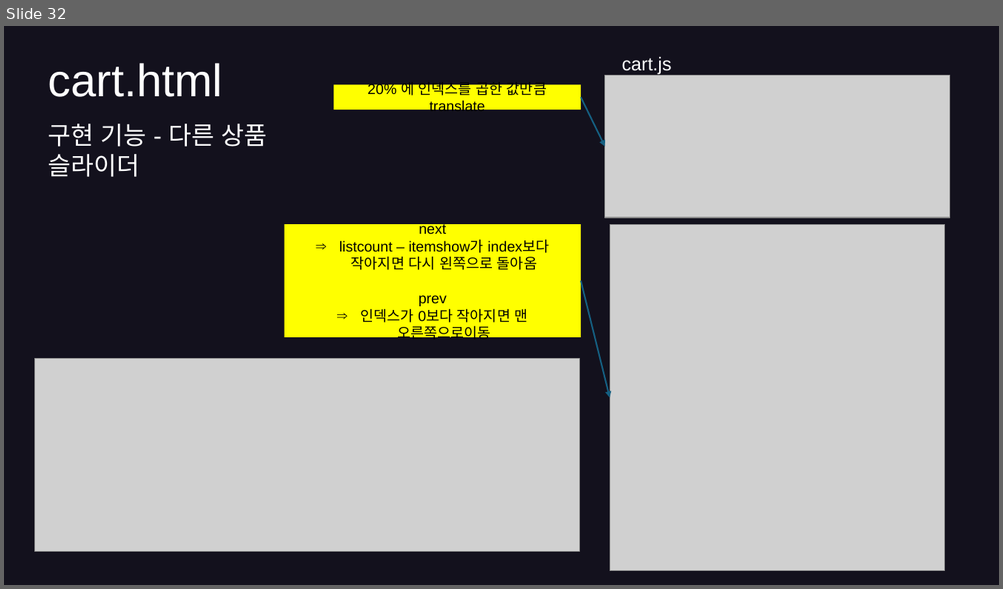
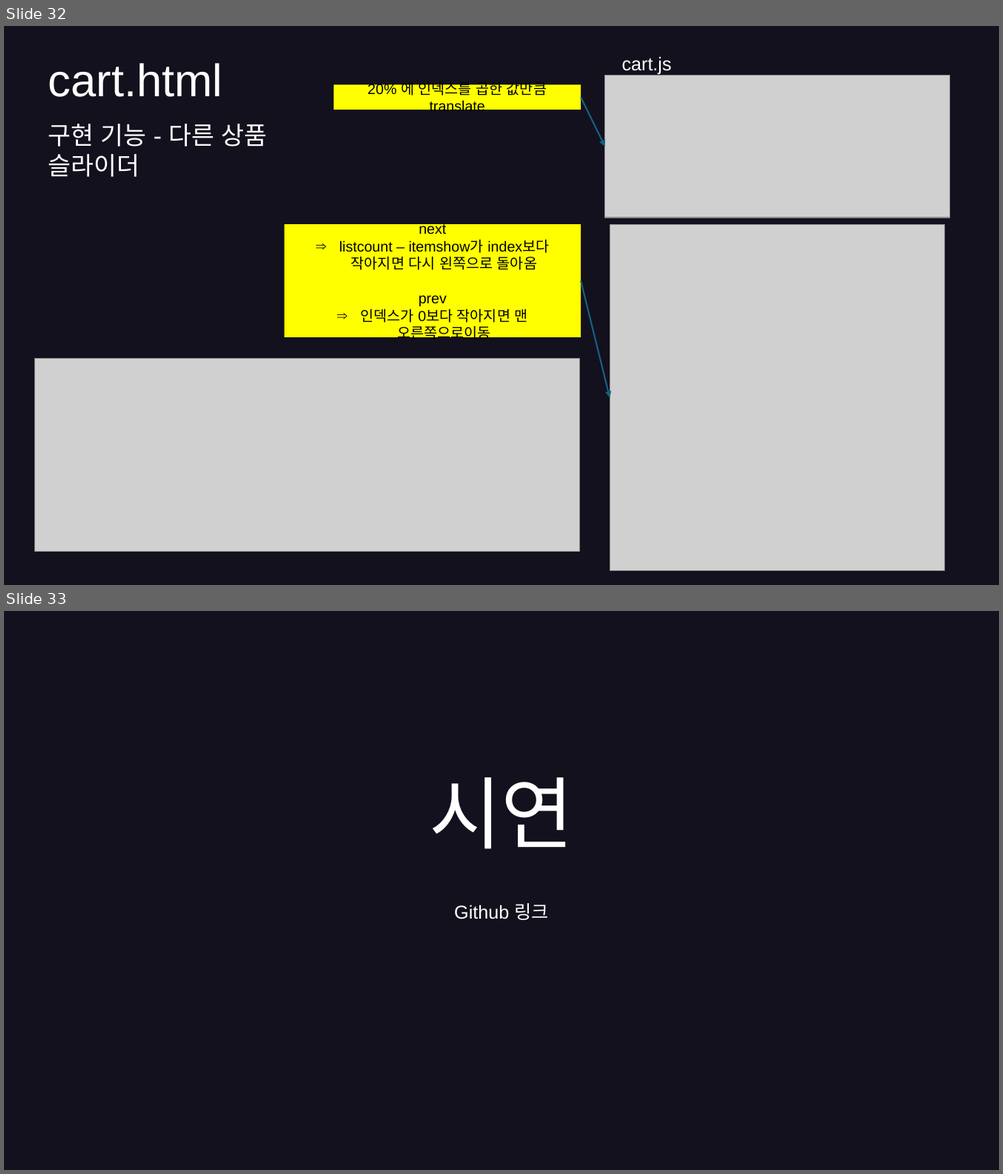
Before and after one commit to hyunkyumlee/FrontProject, a slide deck: 발표 자료/푸마_발표ppt.pptx. Shown one above the other, each under a label of ours: slide 32 before the commit, slides 32 and 33 after it. The pictures are 1003x589 and 1003x1174 pixels, drawn with LibreOffice and Linux fonts; fonts in the diff are those of the drawing; grey boxes stand for pictures. Boxes give left, top, right and bottom in pixels: in the first picture for what was removed or moved away, otherwise in the second. Text is boxed around its words. In the diff, an @@ line names an element or a change of style, - is before the commit and + after.

```diff
--- a/발표 자료/푸마_발표ppt.pptx
+++ b/발표 자료/푸마_발표ppt.pptx
@@ slide 33 added at (4, 611, 999, 1170), background #13111D @@
@@ title added at (429, 777, 574, 849), 76 pt, text #FFFFFF @@
+시연
@@ text added at (454, 903, 548, 920), 18 pt, text #FFFFFF @@
+Github 링크
```
Also in this commit, not shown: 3 slides changed, 9 other files.
